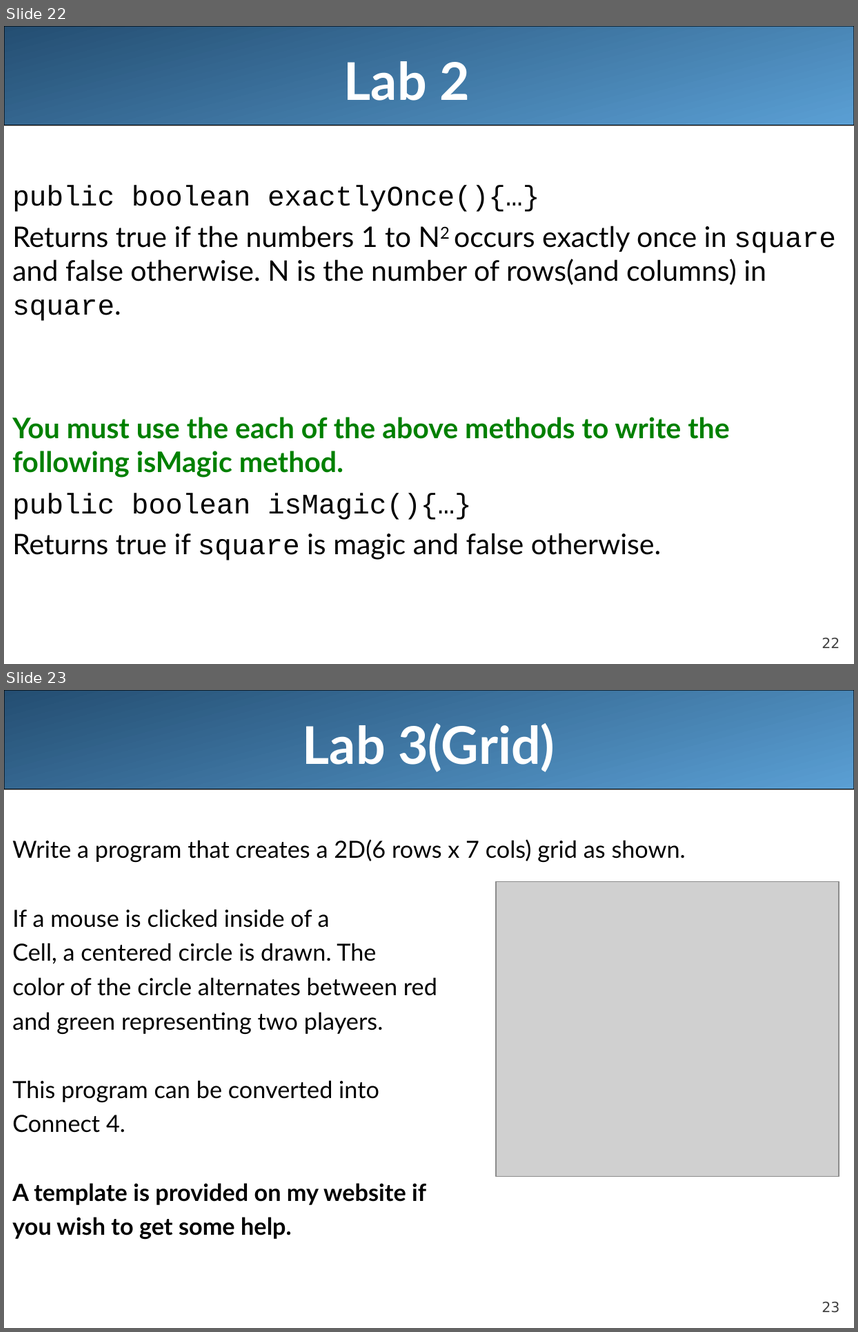
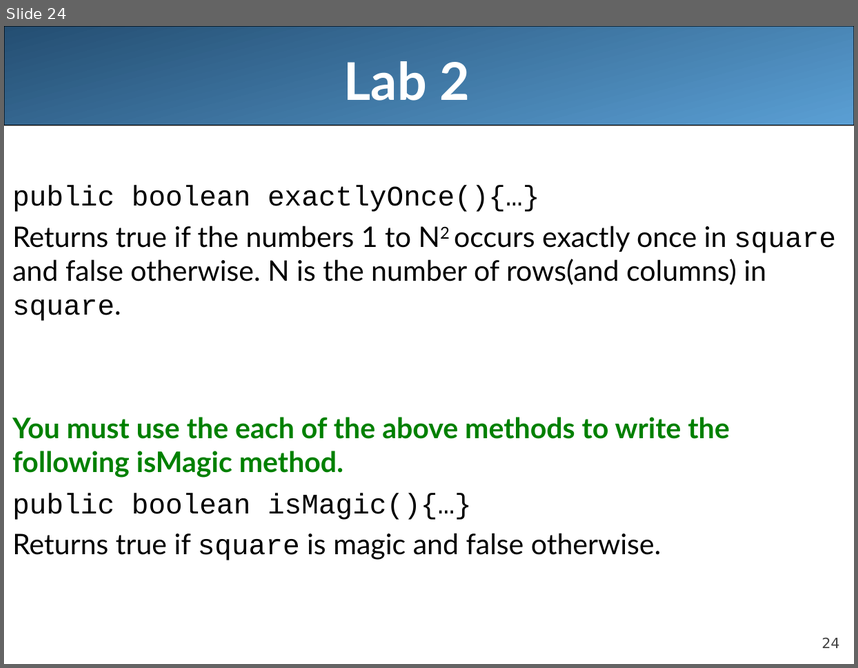
Before and after one commit to LongBaoNguyen/longbaonguyen.github.io, a slide deck: courses/apcsa/lecture20.ppt. Shown one above the other, each under a label of ours: slides 22 and 23 before the commit, slide 24 after it. The pictures are 858x1332 and 858x668 pixels, drawn with LibreOffice and Linux fonts; fonts in the diff are those of the drawing; grey boxes stand for pictures. Boxes give left, top, right and bottom in pixels: in the first picture for what was removed or moved away, otherwise in the second. Text is boxed around its words. In the diff, an @@ line names an element or a change of style, - is before the commit and + after.

```diff
--- a/courses/apcsa/lecture20.ppt
+++ b/courses/apcsa/lecture20.ppt
@@ slide 23 removed at (x1=4, y1=690, x2=854, y2=1328), background #FFFFFF; not listed: 2 template elements that a slide beside it also shows @@
@@ title removed at (x1=303, y1=723, x2=555, y2=772) @@
-Lab 3(Grid)
@@ text removed at (x1=12, y1=839, x2=686, y2=1239) @@
-Write a program that creates a 2D(6 rows x 7 cols) grid as shown.
-If a mouse is clicked inside of a
-Cell, a centered circle is drawn. The
-color of the circle alternates between red
-and green representing two players.
-This program can be converted into
-Connect 4.
-A template is provided on my website if
-you wish to get some help.
@@ picture removed at (x1=496, y1=881, x2=839, y2=1176) @@
@@ what was slide 22 is now slide 24 @@
@@ page number at (x1=822, y1=637, x2=840, y2=648): text changed @@
-22
+24
```
Also in this commit, not shown: 7 slides changed, 2 slides added, 1 other slide removed, 18 other files.
